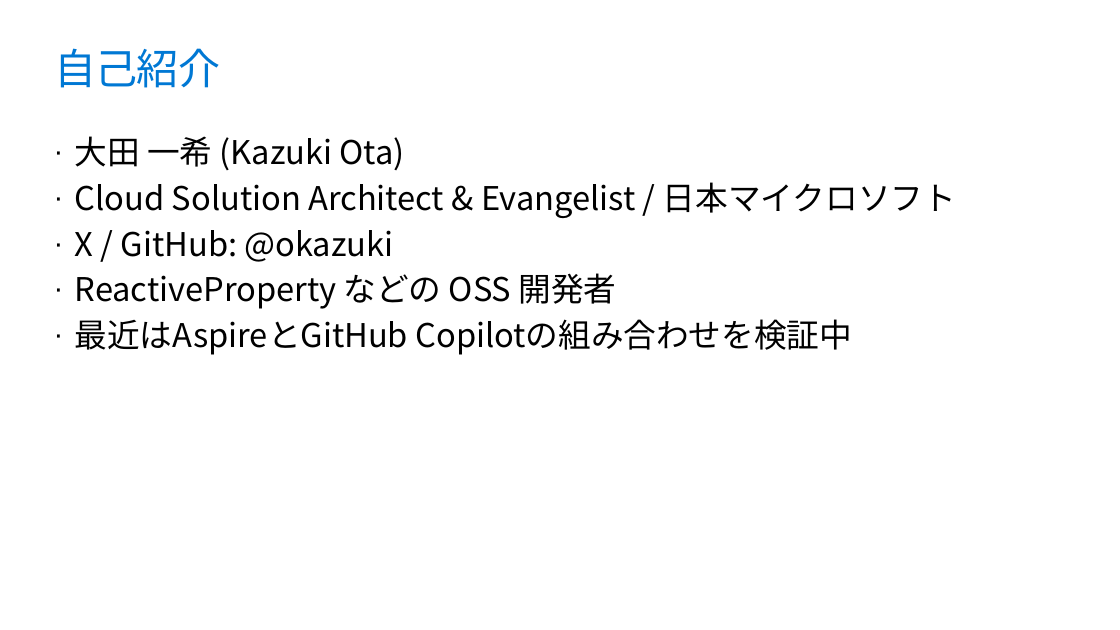
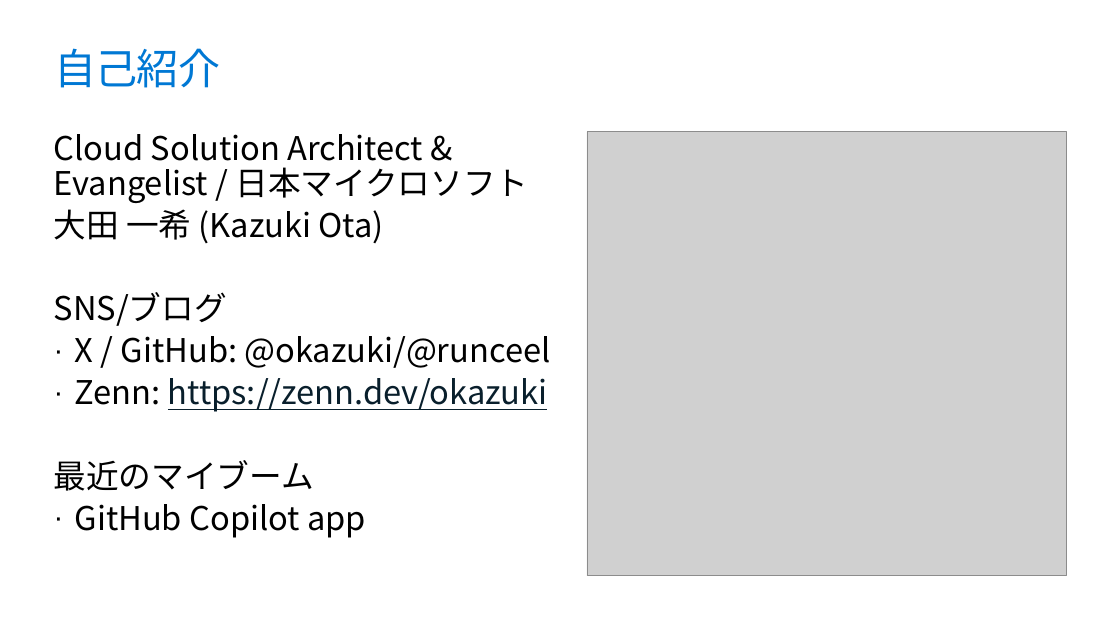
Before and after one commit to runceel/super-dotnet-new-01, a slide deck: slide 2 of slides.pptx. Drawn at 1120x630 pixels with LibreOffice and Linux fonts; fonts in the diff are those of the drawing; grey boxes stand for pictures; background and template pictures are left out. Boxes give left, top, right and bottom in pixels: in the first picture for what was removed or moved away, otherwise in the second. Text is boxed around its words. In the diff, an @@ line names an element or a change of style, - is before the commit and + after.

```diff
--- a/slides.pptx
+++ b/slides.pptx
@@ text at [54, 134, 529, 203]: paragraph added @@
+Cloud Solution Architect & Evangelist / 日本マイクロソフト
@@ picture added at [587, 132, 1067, 576] @@
@@ text at [54, 209, 383, 243]: bullet · to none; line spacing 1 to 0.9 @@
@@ text at [54, 292, 551, 538]: text changed @@
-· Cloud Solution Architect & Evangelist / 日本マイクロソフト
-· X / GitHub: @okazuki
-· ReactiveProperty などの OSS 開発者
-· 最近はAspireとGitHub Copilotの組み合わせを検証中
+SNS/ブログ
+· X / GitHub: @okazuki/@runceel
+· Zenn: https://zenn.dev/okazuki
+最近のマイブーム
+· GitHub Copilot app
```
Also in this commit, not shown: 1 other slide changed.
